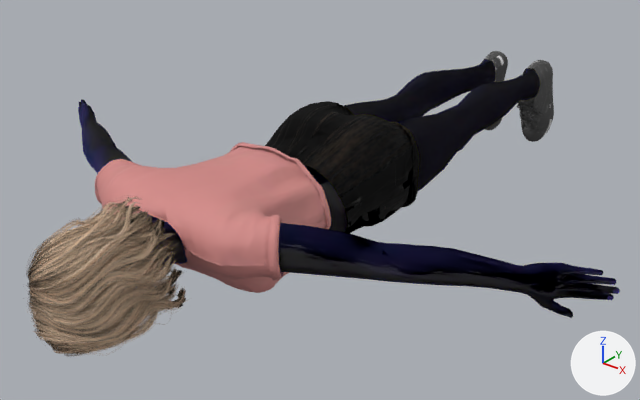
An edit to the glTF model assets/stu_ariel.glb, drawn before and after from the same camera.
Rendered twice from a camera (50 mm lens) standing at (111.7, -233.1, 81.7) and looking at (-3.1, -89.6, -7.3). Lighting does not change. The marker at lower right points along +X, +Y and +Z. The picture after the commit comes second.

Objects in the first picture: '1', '14', '2', '3', '4', 'Object_33', 'Object_35', 'Object_37' and 1 more.
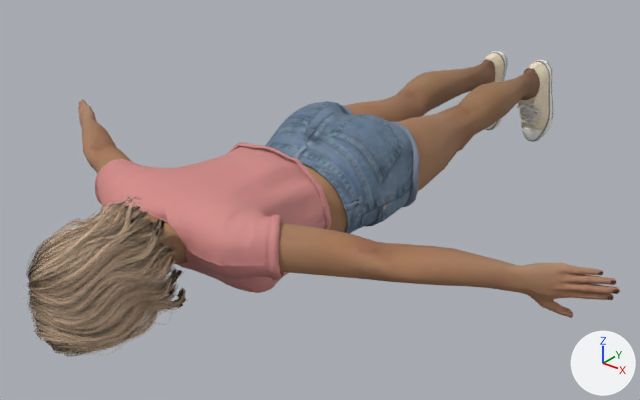
The newer file is also turned or shifted as a whole; pictures and numbers use the older file's frame.

What differs and where, as boxes [x1, y1, x2, y2] in the pictures (640 x 400 px):
'3', surface changed
    both: [78, 99, 620, 318]
'Object_33', surface changed (black to blue)
    both: [265, 101, 420, 234]
'4', surface changed (black to brown)
    both: [345, 59, 540, 191]
'Object_35', surface changed (lighter)
    both: [481, 51, 554, 142]
'1', surface changed (black to brown)
    both: [141, 214, 187, 269]
'2', surface changed (black to brown)
    both: [304, 165, 347, 232]

What changed in the scene script:
```text
Change img_image_15:
    img_image_15: load_image('Image_15', '_unpacked/Image_15', 256, 256, 'sRGB') -> load_image('Image_15', '_unpacked/Image_15', 256, 256, 'Non-Color')
Change img_image_23:
    img_image_23: load_image('Image_23', '_unpacked/Image_23', 256, 128, 'sRGB') -> load_image('Image_23', '_unpacked/Image_23', 256, 256, 'sRGB')
Change img_image_4:
    img_image_4: load_image('Image_4', '_unpacked/Image_4', 256, 256, 'Non-Color') -> load_image('Image_4', '_unpacked/Image_4', 256, 256, 'sRGB')
Change img_image_5:
    img_image_5: load_image('Image_5', '_unpacked/Image_5', 256, 256, 'sRGB') -> load_image('Image_5', '_unpacked/Image_5', 256, 256, 'Non-Color')
Change img_image_6:
    img_image_6: load_image('Image_6', '_unpacked/Image_6', 256, 256, 'Non-Color') -> load_image('Image_6', '_unpacked/Image_6', 256, 256, 'sRGB')
Change img_image_7:
    img_image_7: load_image('Image_7', '_unpacked/Image_7', 256, 256, 'sRGB') -> load_image('Image_7', '_unpacked/Image_7', 256, 256, 'Non-Color')
Change img_image_19:
    img_image_19: load_image('Image_19', '_unpacked/Image_19', 256, 256, 'sRGB') -> load_image('Image_19', '_unpacked/Image_19', 256, 256, 'Non-Color')
Change mat_denim_shorts:
    where n2 = _N.new('ShaderNodeTexImage'); n2.name = 'Image Texture'
    n2.image: img_image_21 -> img_image_14
    where n4 = _N.new('ShaderNodeTexImage'); n4.name = 'Image Texture.001'
    n4.image: img_image_22 -> img_image_15
Change mat_canvas_shoes:
    where n2 = _N.new('ShaderNodeTexImage'); n2.name = 'Image Texture'
    n2.image: img_image_23 -> img_image_16
    where n4 = _N.new('ShaderNodeTexImage'); n4.name = 'Image Texture.001'
    n4.image: img_image_24 -> img_image_17
Change mat_crop_t_shirts:
    where n2 = _N.new('ShaderNodeTexImage'); n2.name = 'Image Texture'
    n2.image: img_image_25 -> img_image_18
    where n4 = _N.new('ShaderNodeTexImage'); n4.name = 'Image Texture.001'
    n4.image: img_image_26 -> img_image_19
Change mat_std_skin_head:
    where n4 = _N.new('ShaderNodeTexImage'); n4.name = 'Image Texture'
    n4.image: img_image_1 -> img_image_0
    where n6 = _N.new('ShaderNodeTexImage'); n6.name = 'Image Texture.001'
    n6.image: img_image_2 -> img_image_1
Change mat_std_skin_body:
    where n4 = _N.new('ShaderNodeTexImage'); n4.name = 'Image Texture'
    n4.image: img_image_3 -> img_image_2
    where n6 = _N.new('ShaderNodeTexImage'); n6.name = 'Image Texture.001'
    n6.image: img_image_4 -> img_image_3
Change mat_std_skin_arm:
    where n4 = _N.new('ShaderNodeTexImage'); n4.name = 'Image Texture'
    n4.image: img_image_5 -> img_image_4
    where n6 = _N.new('ShaderNodeTexImage'); n6.name = 'Image Texture.001'
    n6.image: img_image_6 -> img_image_5
Change mat_std_skin_leg:
    where n4 = _N.new('ShaderNodeTexImage'); n4.name = 'Image Texture'
    n4.image: img_image_7 -> img_image_6
    where n6 = _N.new('ShaderNodeTexImage'); n6.name = 'Image Texture.001'
    n6.image: img_image_8 -> img_image_7
Change mat_hair_transparency:
    where n5 = _N.new('ShaderNodeTexImage'); n5.name = 'Image Texture'
    n5.image: img_image_28 -> img_image_21
    add n8 = _N.new('ShaderNodeMath'); n8.name = 'Math.001'
    add n8.operation = 'MULTIPLY'
    add n7 = _N.new('ShaderNodeTexImage'); n7.name = 'Image Texture.001'
    add n7.image = img_image_23
    remove n7 = _N.new('ShaderNodeTexImage'); n7.name = 'Image Texture.001'
    remove n7.image = img_image_29
    add n9 = _N.new('ShaderNodeTexImage'); n9.name = 'Image Texture.002'
    add n9.image = img_image_23
    where n6 = _N.new('ShaderNodeMix'); n6.name = 'Mix.001'
    where n0 = _N.new('ShaderNodeBsdfPrincipled'); n0.name = 'Principled BSDF'
    remove _L.new(n7.outputs[0], n6.inputs[6])  # 'Color' to 'A'
    add _L.new(n8.outputs[0], n0.inputs[13])  # 'Value' to 'Specular IOR Level'
    add _L.new(n7.outputs[1], n8.inputs[0])  # 'Alpha' to 'Value'
    add _L.new(n9.outputs[0], n6.inputs[6])  # 'Color' to 'A'
```
